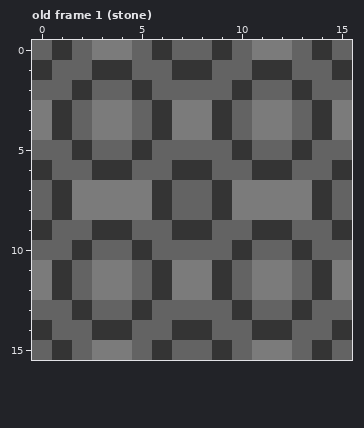
Edited in one commit: pixel-art file (assets/images/blocks/blocks.aseprite). Above, as it was before the edit.
16x16 pixels, 34 frames. Colours within 5 levels of each other are drawn and written as one. Shown: old frame 1 (stone). The commit also changed other frames, which this record leaves out.
Once edited:
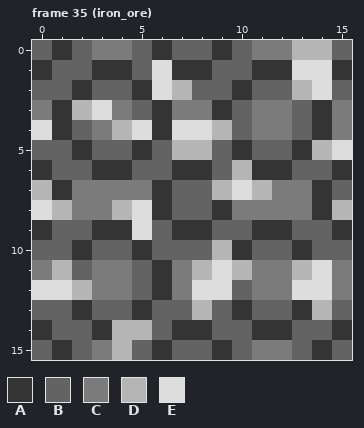
Palette (. is transparent): A #343434  B #636363  C #7b7b7b  D #b5b5b5  E #dddddd
A new or re-ordered frame is compared with the old frame closest to it.
Change:
{"change": "frames 34 -> 38"}
{"where": "frame 35 (iron_ore) is new; against old frame 1 (stone)"}
{"frame":35,"y":0,"x":13,"old":"BA","new":"DD"}
{"frame":35,"y":1,"x":6,"old":"B","new":"E"}
{"frame":35,"y":1,"x":13,"old":"BB","new":"EE"}
{"frame":35,"y":2,"x":6,"old":"BB","new":"ED"}
{"frame":35,"y":2,"x":13,"old":"AB","new":"DE"}
{"frame":35,"y":3,"x":2,"old":"BC","new":"DE"}
{"frame":35,"y":4,"x":0,"old":"C","new":"E"}
{"frame":35,"y":4,"x":4,"old":"CB","new":"DE"}
{"frame":35,"y":4,"x":7,"old":"CCA","new":"EED"}
{"frame":35,"y":5,"x":7,"old":"BB","new":"DD"}
{"frame":35,"y":5,"x":14,"old":"BB","new":"DE"}
{"frame":35,"y":6,"x":10,"old":"B","new":"D"}
{"frame":35,"y":7,"x":0,"old":"B","new":"D"}
{"frame":35,"y":7,"x":9,"old":"ACC","new":"DED"}
{"frame":35,"y":8,"x":0,"old":"BA","new":"ED"}
{"frame":35,"y":8,"x":4,"old":"CC","new":"DE"}
{"frame":35,"y":8,"x":15,"old":"B","new":"D"}
{"frame":35,"y":9,"x":5,"old":"B","new":"E"}
{"frame":35,"y":10,"x":9,"old":"B","new":"D"}
{"frame":35,"y":11,"x":1,"old":"A","new":"D"}
{"frame":35,"y":11,"x":8,"old":"CAB","new":"DED"}
{"frame":35,"y":11,"x":13,"old":"BA","new":"DE"}
{"frame":35,"y":12,"x":0,"old":"CAB","new":"EED"}
{"frame":35,"y":12,"x":8,"old":"CA","new":"EE"}
{"frame":35,"y":12,"x":13,"old":"BA","new":"EE"}
{"frame":35,"y":13,"x":8,"old":"B","new":"D"}
{"frame":35,"y":13,"x":14,"old":"B","new":"D"}
{"frame":35,"y":14,"x":4,"old":"AB","new":"DD"}
{"frame":35,"y":15,"x":4,"old":"C","new":"D"}
{"label":"changed","picture_box":[32,40,352,360]}
